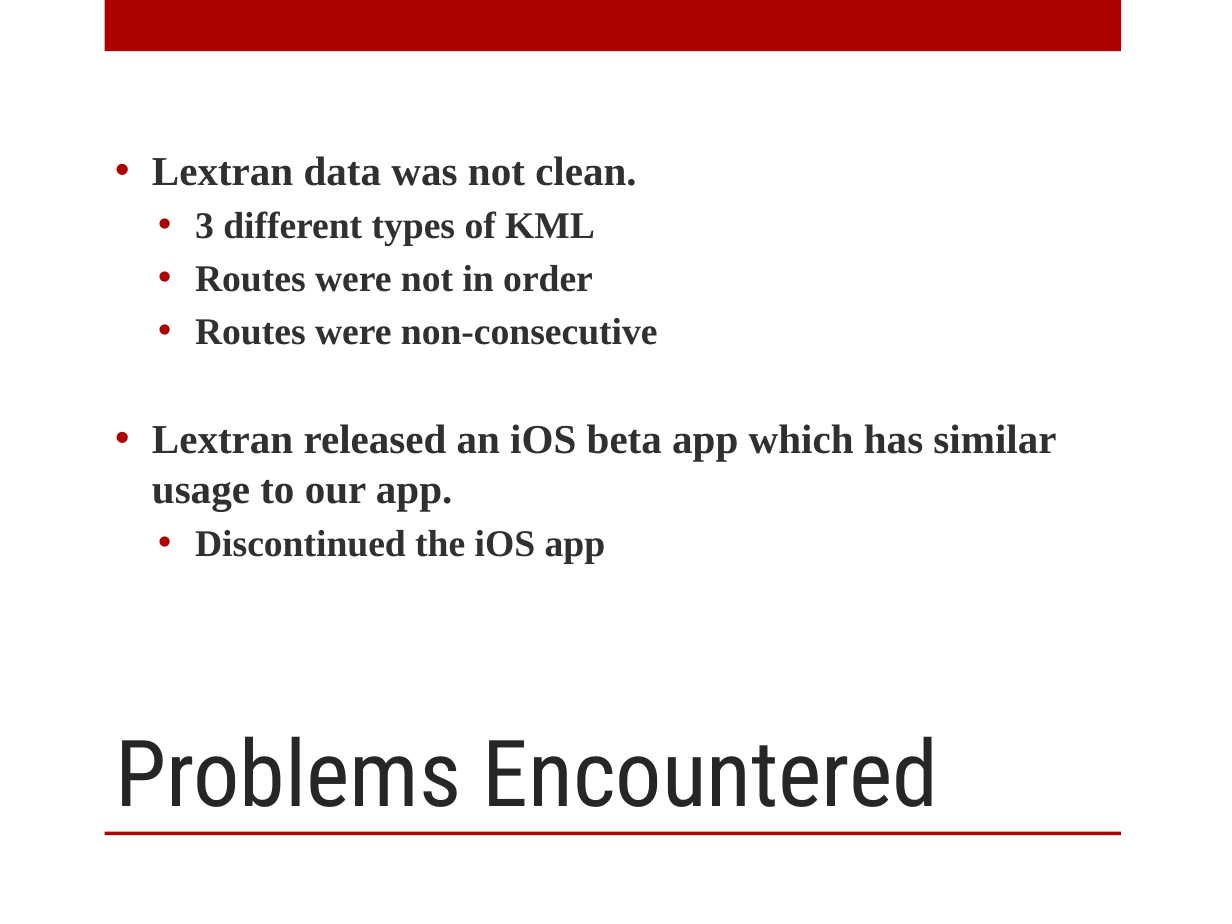
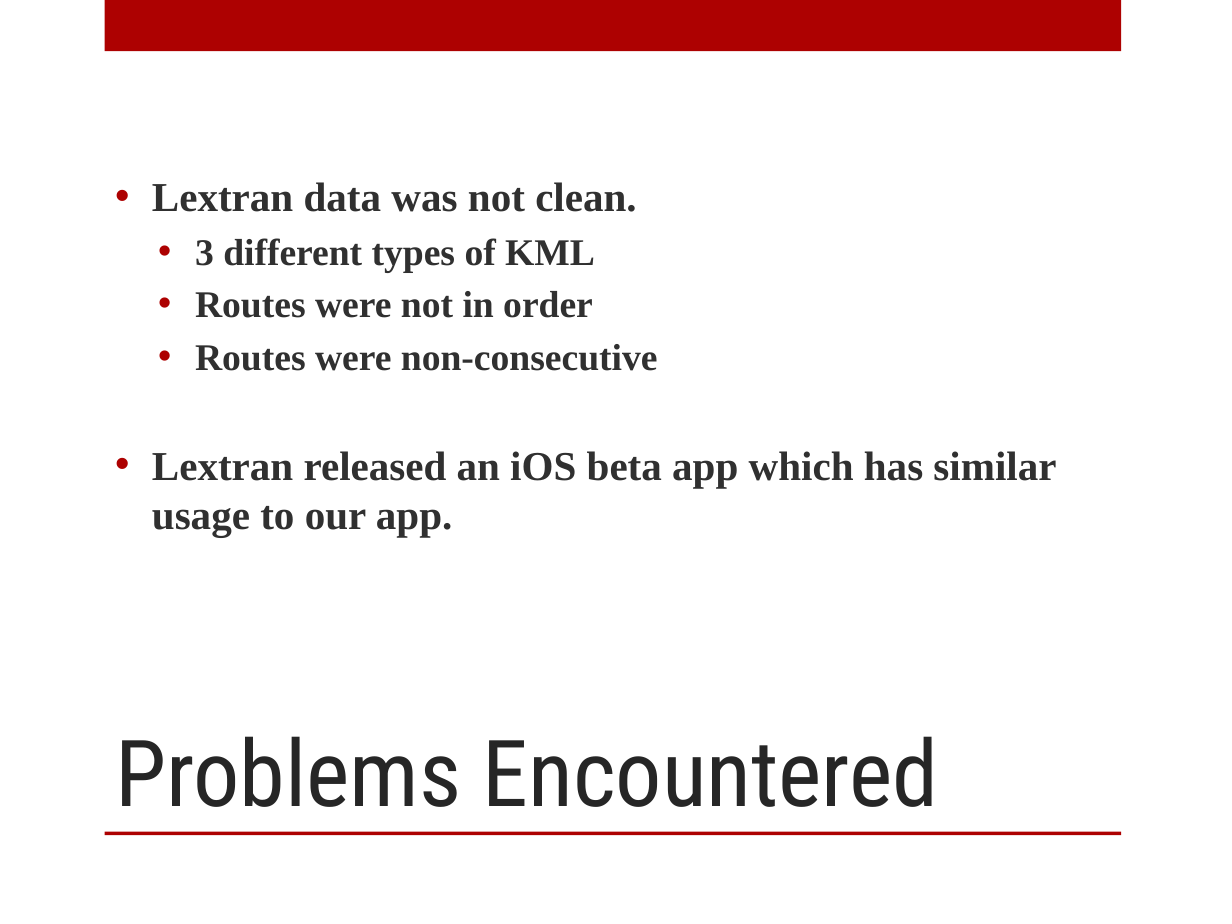
Before and after one commit to UKOpenLexingtonSeniorDesign/presentation, a slide deck: slide 7 of Presentation1.pptx. Drawn at 1232x924 pixels with LibreOffice and Linux fonts; fonts in the diff are those of the drawing; background and template pictures are left out. Boxes give left, top, right and bottom in pixels: in the first picture for what was removed or moved away, otherwise in the second. Text is boxed around its words. In the diff, an @@ line names an element or a change of style, - is before the commit and + after.

```diff
--- a/Presentation1.pptx
+++ b/Presentation1.pptx
@@ text at (195,530,606,564): paragraph removed @@
-  • Discontinued the iOS app
```
Also in this commit, not shown: 1 other slide changed, 1 other file.
